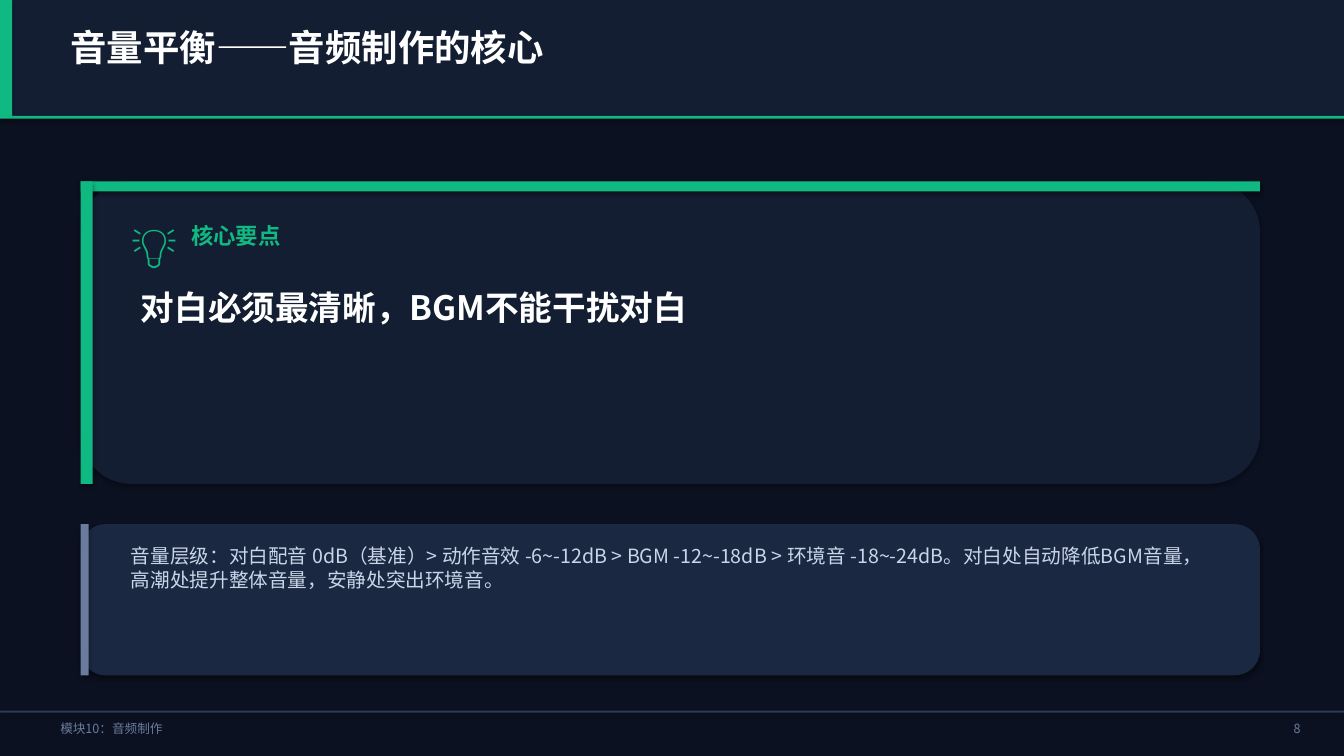
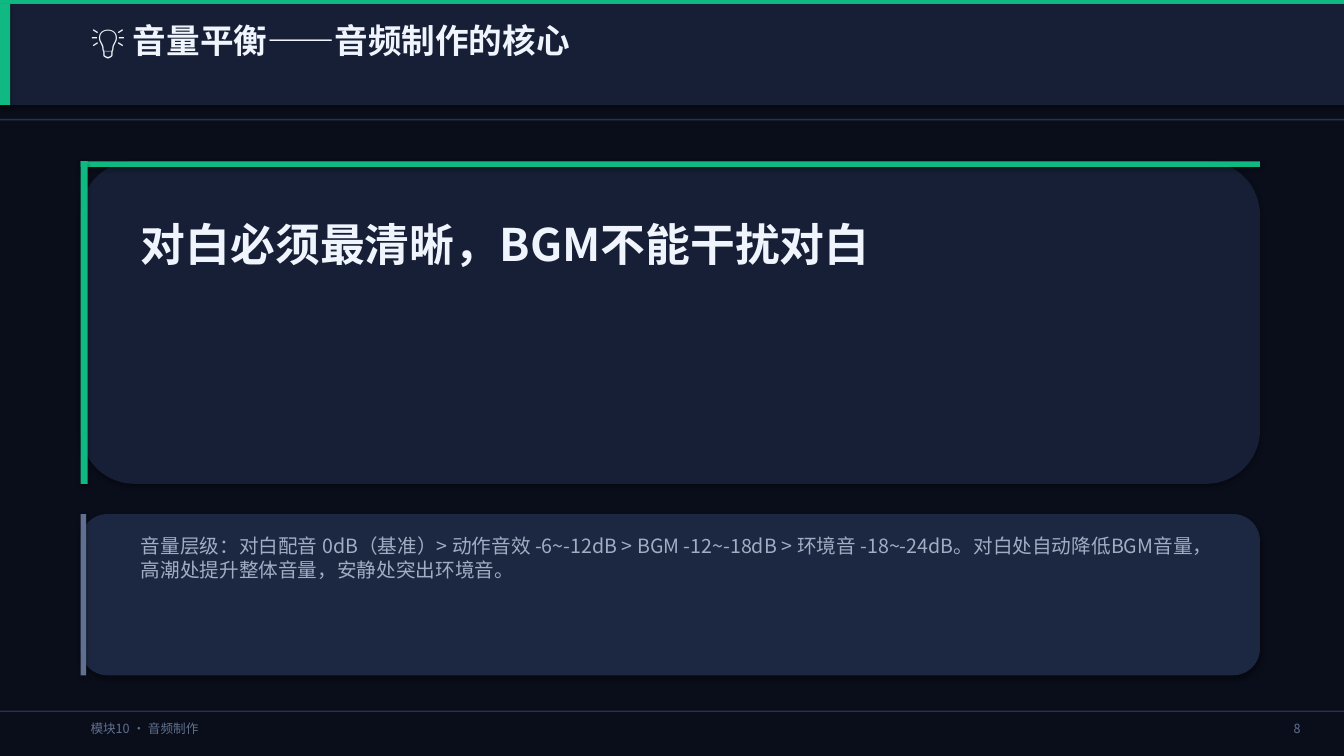
Before and after one commit to lichangjiang932-ship-it/ai-video-class, a slide deck: slide 9 of AI漫剧制作课程/PPT课件/模块10-音频制作.pptx. Drawn at 1344x756 pixels with LibreOffice and Linux fonts; fonts in the diff are those of the drawing. Boxes give left, top, right and bottom in pixels: in the first picture for what was removed or moved away, otherwise in the second. Text is boxed around its words. In the diff, an @@ line names an element or a change of style, - is before the commit and + after.

```diff
--- a/AI漫剧制作课程/PPT课件/模块10-音频制作.pptx
+++ b/AI漫剧制作课程/PPT课件/模块10-音频制作.pptx
@@ background #0B1120 to #0A0E1A @@
@@ rectangle: place and size @@
-rectangle at bbox=[0, 0, 1344, 116]
+rectangle at bbox=[0, 0, 1344, 4]
@@ rectangle at bbox=[0, 0, 1344, 4]: fill #141E33 to #10B981 @@
@@ rectangle: place and size @@
-rectangle at bbox=[0, 0, 12, 116]
+rectangle at bbox=[0, 4, 10, 105]
@@ rectangle added at bbox=[0, 4, 1344, 105], fill #161F35 @@
@@ text at bbox=[133, 24, 570, 56]: text changed; size 26 to 24 pt; text colour #FFFFFF to #F0F4FC @@
-音量平衡——音频制作的核心
+💡 音量平衡——音频制作的核心
@@ rectangle at bbox=[0, 119, 1344, 120]: fill #10B981 to #253350 @@
@@ rectangle: place and size @@
-rectangle at bbox=[81, 181, 1260, 192]
+rectangle at bbox=[81, 161, 1260, 167]
@@ rectangle: place and size @@
-rectangle at bbox=[81, 181, 93, 484]
+rectangle at bbox=[81, 161, 88, 484]
@@ rounded rectangle: place and size @@
-rounded rectangle at bbox=[81, 181, 1260, 484]
+rounded rectangle at bbox=[81, 161, 1260, 484]
@@ rounded rectangle at bbox=[81, 161, 1260, 484]: fill #141E33 to #161F35 @@
@@ text removed at bbox=[121, 212, 222, 272] @@
-💡
@@ text "对白必须最清晰，BGM不能干扰对白": place and size @@
-text "对白必须最清晰，BGM不能干扰对白" at bbox=[141, 291, 687, 325]
+text "对白必须最清晰，BGM不能干扰对白" at bbox=[141, 223, 870, 267]
@@ text "对白必须最清晰，BGM不能干扰对白" at bbox=[141, 223, 870, 267]: size 24 to 32 pt, text colour #FFFFFF to #F0F4FC @@
@@ text removed at bbox=[191, 225, 280, 246] @@
-核心要点
@@ rounded rectangle: place and size @@
-rounded rectangle at bbox=[81, 524, 1260, 676]
+rounded rectangle at bbox=[81, 514, 1260, 676]
@@ rounded rectangle at bbox=[81, 514, 1260, 676]: fill #1A2842 to #1C2842 @@
@@ rectangle: place and size @@
-rectangle at bbox=[81, 524, 89, 676]
+rectangle at bbox=[81, 514, 87, 676]
@@ rectangle at bbox=[81, 514, 87, 676]: fill #6B7B9E to #607090 @@
@@ text "音量层级：对白配音 0dB（基准）> 动作音效 -6~-12dB > ...": place and size @@
-text "音量层级：对白配音 0dB（基准）> 动作音效 -6~-12dB > ..." at bbox=[131, 546, 1202, 589]
+text "音量层级：对白配音 0dB（基准）> 动作音效 -6~-12dB > ..." at bbox=[141, 536, 1213, 579]
@@ text "音量层级：对白配音 0dB（基准）> 动作音效 -6~-12dB > ..." at bbox=[141, 536, 1213, 579]: text colour #CBD5E8 to #A0AEC4 @@
@@ text at bbox=[91, 722, 198, 734]: text changed; text colour #6B7B9E to #607090 @@
-模块10：音频制作
+模块10 · 音频制作
```
Also in this commit, not shown: 11 other slides changed, 19 other files.
